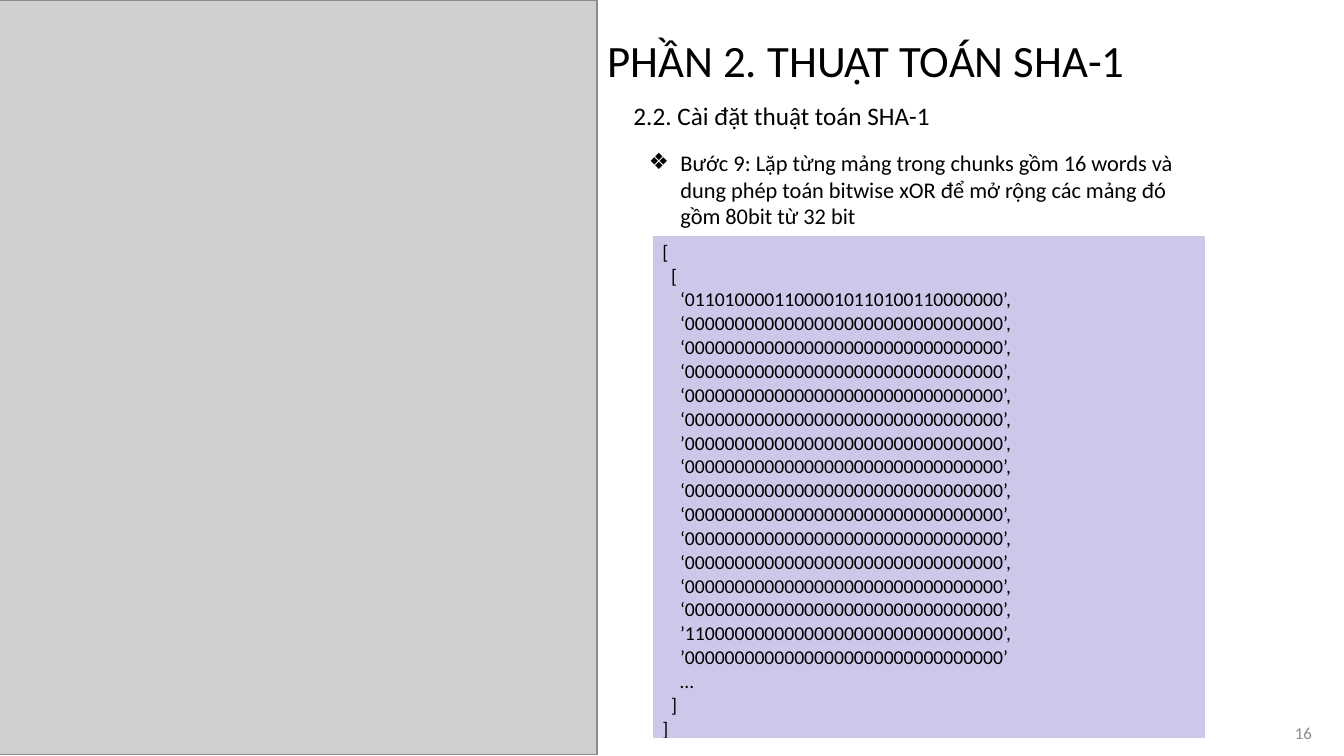
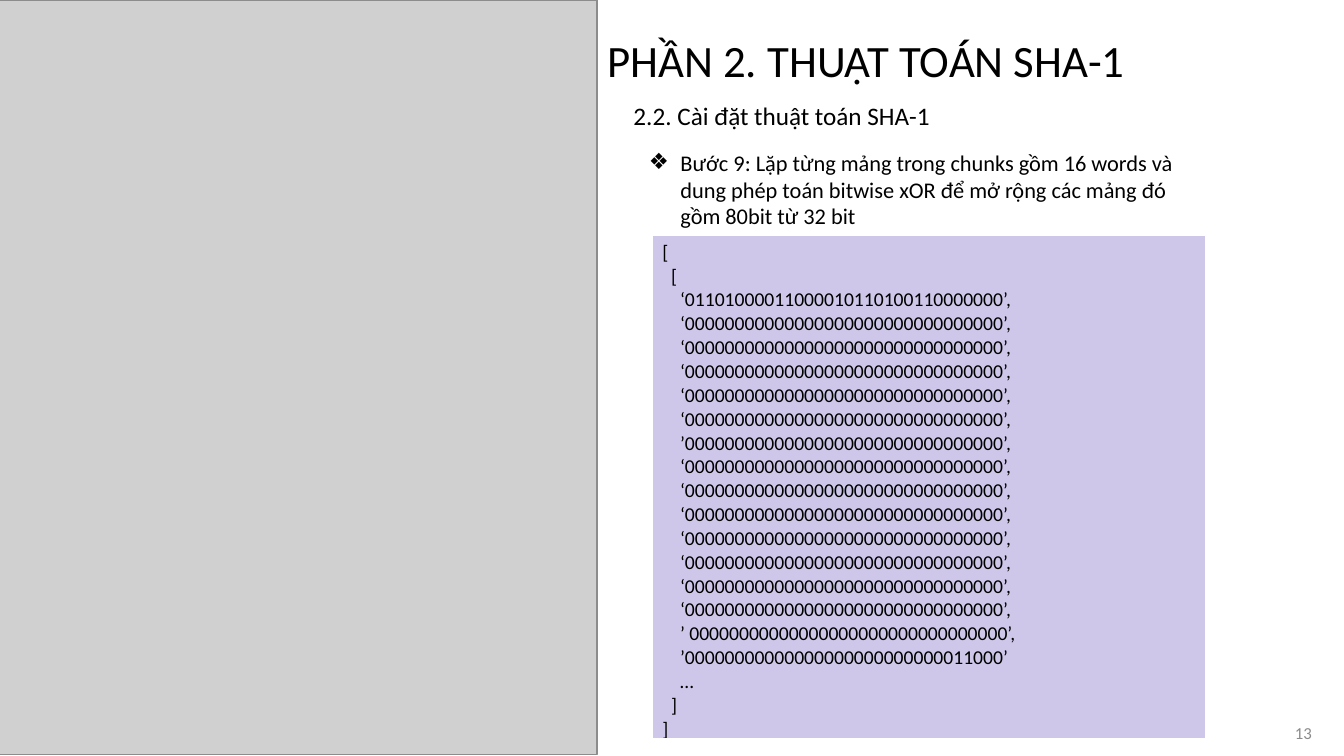
Before and after one commit to ThanhHai99/SGU_AnToanBaoMat, a slide deck: slide 13 of [final]_TT.pptx (slide 16 before the commit). Drawn at 1344x756 pixels with LibreOffice and Linux fonts; fonts in the diff are those of the drawing; grey boxes stand for pictures. Boxes give left, top, right and bottom in pixels: in the first picture for what was removed or moved away, otherwise in the second. Text is boxed around its words. In the diff, an @@ line names an element or a change of style, - is before the commit and + after.

```diff
--- a/[final]_TT.pptx
+++ b/[final]_TT.pptx
@@ table at (652,236,1206,740) @@
-row 1, column 1: [ / [ / ‘01101000011000010110100110000000’, / ‘00000000000000000000000000000000’, / ‘00000000000000000000000000000000’, / ‘00000000000000000000000000000000’, / ‘00000000000000000000000000000000’, / ‘00000000000000000000000000000000’, / ’00000000000000000000000000000000’, / ‘00000000000000000000000000000000’, / ‘00000000000000000000000000000000’, / ‘00000000000000000000000000000000’, / ‘00000000000000000000000000000000’, / ‘00000000000000000000000000000000’, / ‘00000000000000000000000000000000’, / ‘00000000000000000000000000000000’, / ’11000000000000000000000000000000’, / ’00000000000000000000000000000000’ / … / ] / ]
+row 1, column 1: [ / [ / ‘01101000011000010110100110000000’, / ‘00000000000000000000000000000000’, / ‘00000000000000000000000000000000’, / ‘00000000000000000000000000000000’, / ‘00000000000000000000000000000000’, / ‘00000000000000000000000000000000’, / ’00000000000000000000000000000000’, / ‘00000000000000000000000000000000’, / ‘00000000000000000000000000000000’, / ‘00000000000000000000000000000000’, / ‘00000000000000000000000000000000’, / ‘00000000000000000000000000000000’, / ‘00000000000000000000000000000000’, / ‘00000000000000000000000000000000’, / ’ 00000000000000000000000000000000’, / ’00000000000000000000000000011000’ / … / ] / ]
@@ page number at (1295,728,1312,739): text changed @@
-16
+13
```
Also in this commit, not shown: 10 other slides changed, 6 slides removed, 7 other files.
